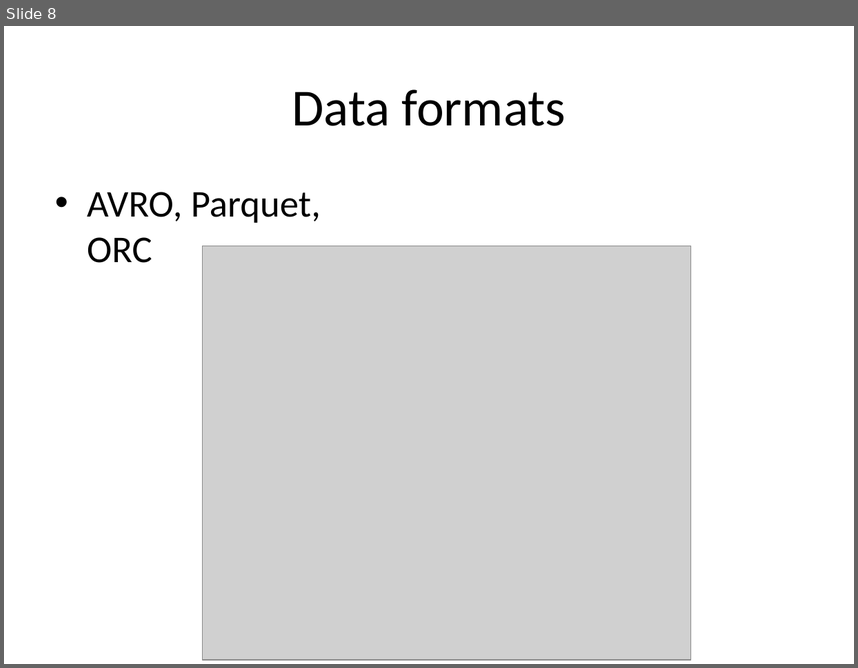
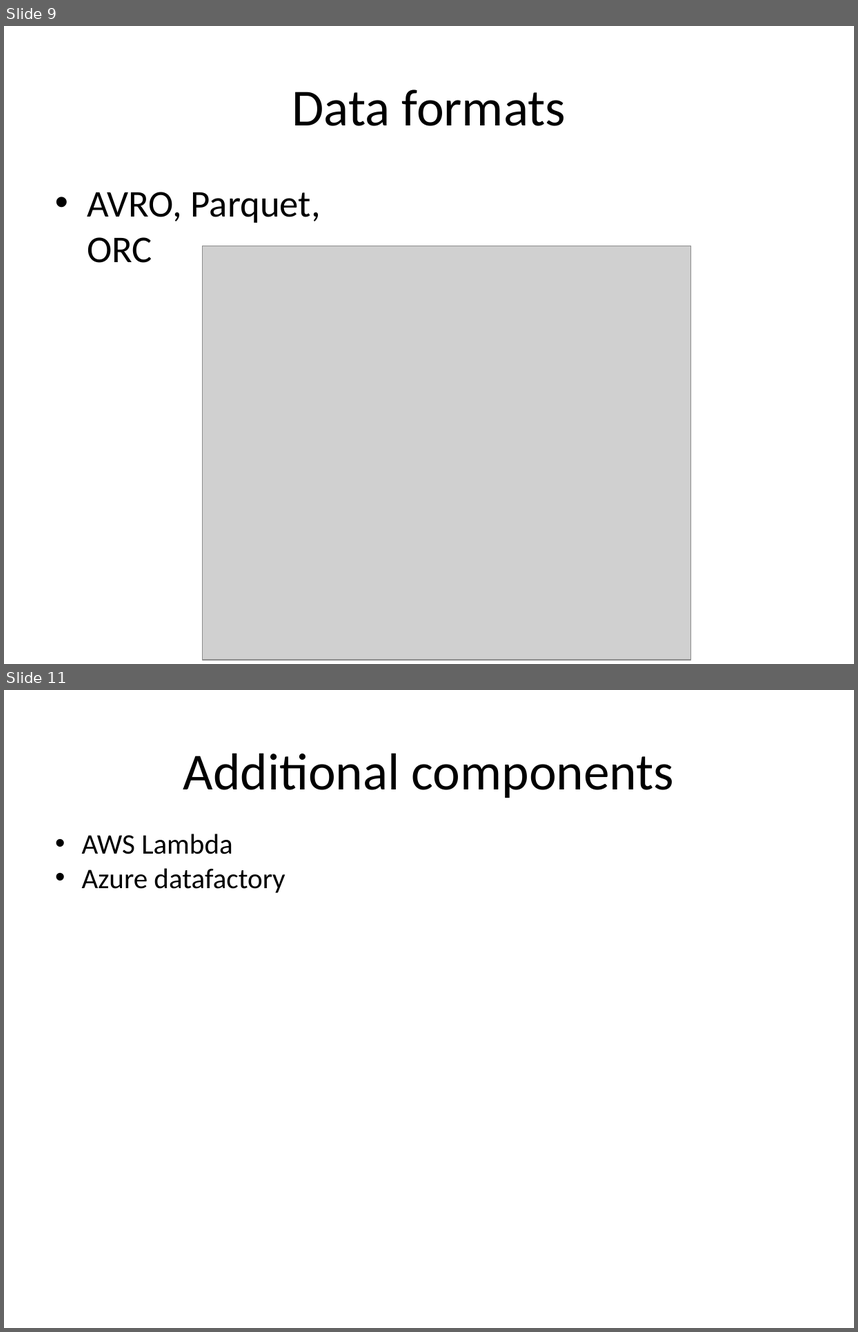
Before and after one commit to yairs2000/DataInCloud, a slide deck: DatainCloud.pptx. Shown one above the other, each under a label of ours: slide 8 before the commit, slides 9 and 11 after it; the slides between them are not shown. The pictures are 858x668 and 858x1332 pixels, drawn with LibreOffice and Linux fonts; fonts in the diff are those of the drawing; grey boxes stand for pictures. Boxes give left, top, right and bottom in pixels: in the first picture for what was removed or moved away, otherwise in the second. Text is boxed around its words. In the diff, an @@ line names an element or a change of style, - is before the commit and + after.

```diff
--- a/DatainCloud.pptx
+++ b/DatainCloud.pptx
@@ slide 11 added at [4,690,854,1328], background #FFFFFF @@
@@ title added at [183,753,675,798], 44 pt, text #000000 @@
+Additional components
@@ text added at [82,834,285,893], 24 pt, text #000000 @@
+• AWS Lambda
+• Azure datafactory
@@ what was slide 8 is now slide 9 @@
```
Also in this commit, not shown: 6 slides changed, 1 other slide added, 1 slide removed.
